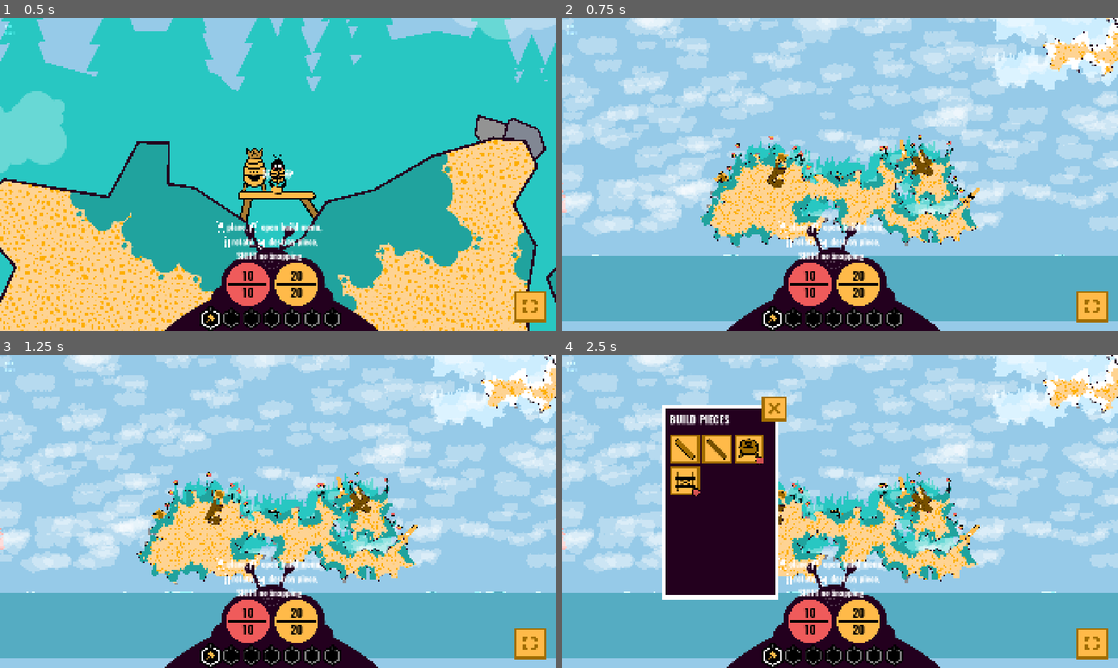
Above: before the commit, frames 1-4 (two rows, left to right).
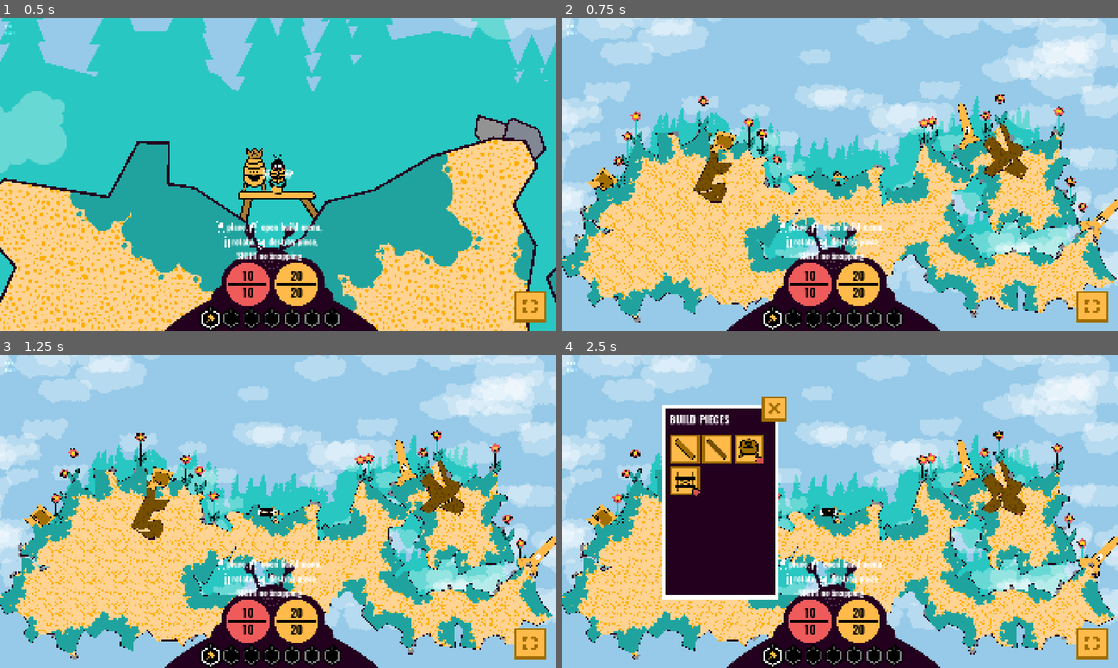
Above: after the commit, the same moments.

Repository: anttihaavikko/slumgum-waggle-dance
Game: Godot game, scene res://Scenes/main.tscn
Two runs of this game, one before a commit and one after it. Both use one fixed random seed, a clock stepped at 60 frames per second and the inputs below. The engine's default icon, where the game draws it, is replaced by a stand-in: a white triangle on a blue panel in a dark square.
Inputs (mouse positions are in pixels of both pictures, inside the frame that each line leads up to):
- Up to frame 1 (0.5 s): no input
- Up to frame 2 (0.75 s): tap Enter at 0.5 s; move the mouse to (578, 27) at 0.52 s; hold D (right) from 0.53 s (still down); tap Z at 0.6 s; click (578, 27) at 0.67 s
- Up to frame 3 (1.25 s): keep holding D (right)
- Up to frame 4 (2.5 s): move the mouse to (584, 370) at 1.27 s; release D (right) at 1.28 s; hold S (brake) 1.28-2.03 s; right-click (584, 370) at 1.35 s; click (584, 370) at 1.42 s; tap Z at 1.55, 2.3 s; move the mouse to (895, 442) at 2.02 s; hold D (right) from 2.03 s (still down); tap Middle mouse button (middle) at 2.1 s

Frame 1 is identical in both runs. In frame 2, 67% of the frame differs, in the area x 0-100%, y 0-98%; in frame 3, 67%; in frame 4, 57%.

Commit message:
Fix egg spawn positions on other islands

Diff:
--- a/Scripts/bee.gd
+++ b/Scripts/bee.gd
@@ -271,7 +271,7 @@
 	if event is InputEventKey:
 		if event.pressed and event.keycode == KEY_Z:
 			zoomed = not zoomed
-			var z = 0.025 if zoomed else 0.3
+			var z = 0.05 if zoomed else 0.3
 			cam.zoom = Vector2.ONE * z
 
 func _process(delta) -> void:
--- a/Scripts/dungeon.gd
+++ b/Scripts/dungeon.gd
@@ -6,7 +6,7 @@
 var spawners: Array[Node2D] = []
 var egg: Node2D
 
-func populate(pos: Vector2, danger: PackedScene, item: PackedScene, chance: float):
+func populate(pos: Vector2, danger: PackedScene, item: Item.Id, chance: float):
 	var parent = get_parent()
 	for p in spawn_spots:
 		if randf() > chance: continue
@@ -16,10 +16,10 @@
 		spawners.append(e)
 		parent.add_child(e)
 	var p = item_spots.pick_random()
-	egg = Main.singleton.item_db.spawn(Item.Id.Egg, pos + p.position)
+	egg = Main.singleton.item_db.spawn(item, pos + p.global_position)
 	# e.gravity_scale = 0
 	# e.global_position = p.global_position + pos
-	egg.rotation = p.rotation
+	# egg.rotation = p.rotation
 
 func cleanup(checker: ShapeCast2D):
 	for s in spawners:
--- a/Scripts/island.gd
+++ b/Scripts/island.gd
@@ -140,8 +140,8 @@
 		poly.polygon = updated[0]
 		collider.polygon = updated[0]
 		line.points = updated[0]
-		dungeon.populate(p - global_position, spawners.pick_random(), Main.singleton.item_db.pickup_prefab, worm_chance)
 		added_dungeons.append(dungeon)
+		dungeon.populate(p - global_position, spawners.pick_random(), Item.Id.Egg, worm_chance)
 		return true
 	else:
 		return create_dungeon(try + 1)
--- a/Scripts/item_manager.gd
+++ b/Scripts/item_manager.gd
@@ -8,6 +8,6 @@
 	var pickup = prefab.instantiate() as Pickup
 	pickup.item = Item.new(items[id], amount)
 	pickup.item.equip = equipment
+	pickup.global_position = pos
 	call_deferred("add_child", pickup)
-	pickup.global_position = pos
 	return pickup
Not shown, changed: Misc/art.afdesign~lock~
